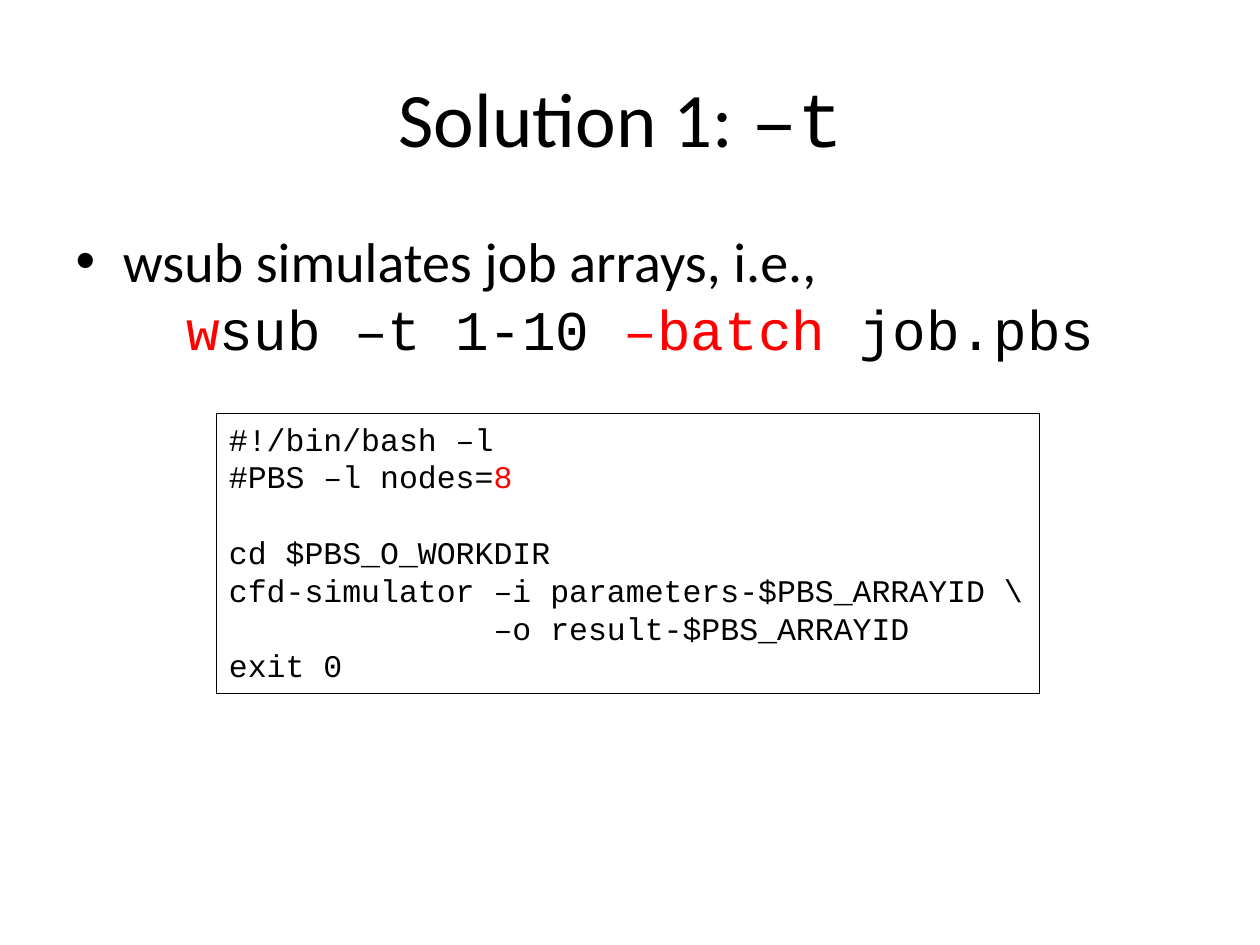
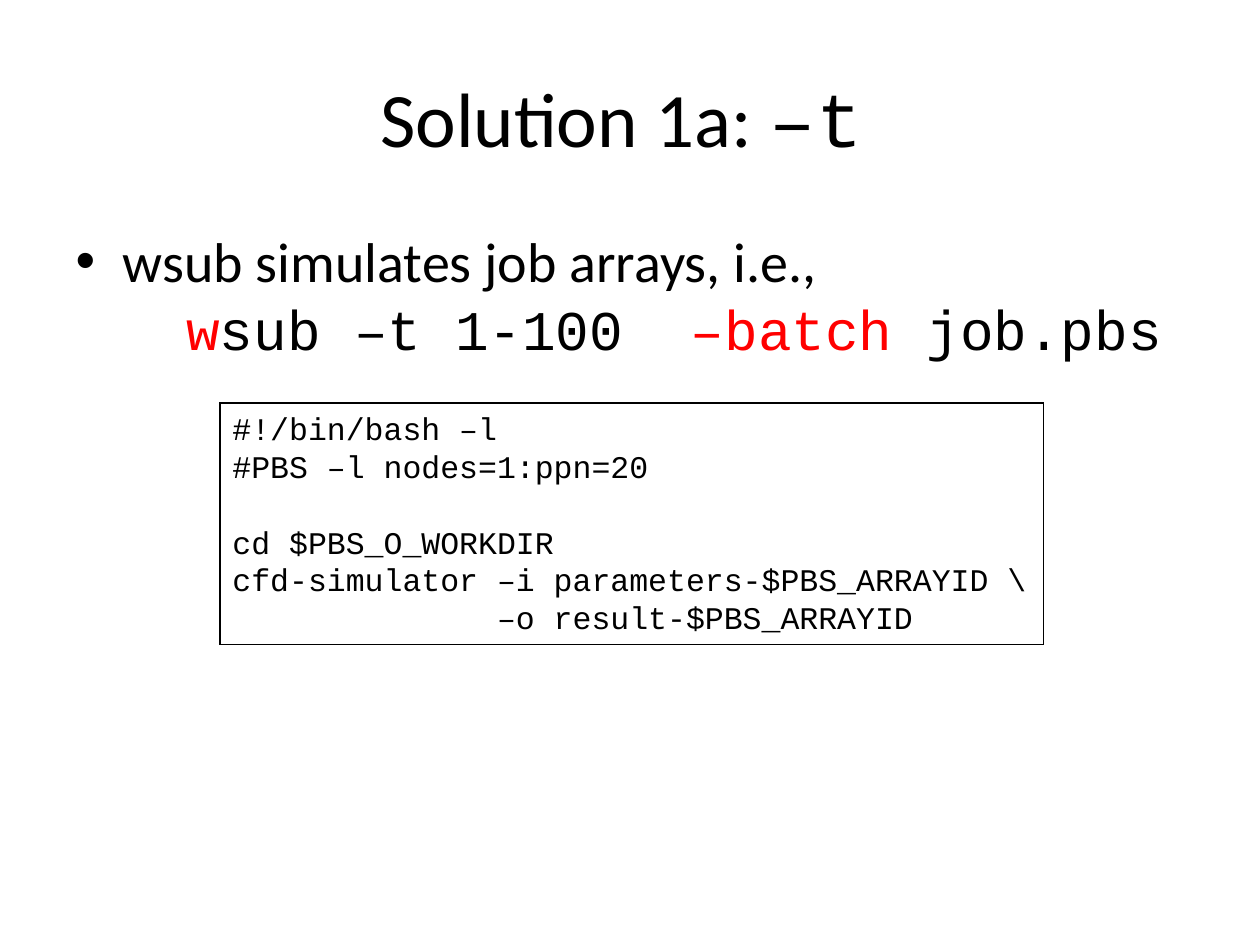
Before and after one commit to gjbex/worker, a slide deck: slide 9 of doc/worker.pptx (slide 5 before the commit). Drawn at 1260x945 pixels with LibreOffice and Linux fonts; fonts in the diff are those of the drawing. Boxes give left, top, right and bottom in pixels: in the first picture for what was removed or moved away, otherwise in the second. Text is boxed around its words. In the diff, an @@ line names an element or a change of style, - is before the commit and + after.

```diff
--- a/doc/worker.pptx
+++ b/doc/worker.pptx
@@ title at (380,93,862,148): text changed @@
-Solution 1: –t
+Solution 1a: –t
@@ text at (123,243,1161,362): text changed @@
-• wsub simulates job arrays, i.e.,
-  wsub –t 1-10 –batch job.pbs
+• wsub simulates job arrays, i.e.,
+  wsub –t 1-100 –batch job.pbs
@@ rectangle "#!/bin/bash –l": place and size @@
-rectangle "#!/bin/bash –l" at (217,413,1040,693)
+rectangle "#!/bin/bash –l" at (220,403,1043,645)
@@ text in rectangle at (232,455,649,485): text changed @@
-#PBS –l nodes=8
+#PBS –l nodes=1:ppn=20
@@ text in rectangle at (229,655,342,678): paragraph removed @@
-exit 0
```
Also in this commit, not shown: 8 other slides changed, 18 slides added.
